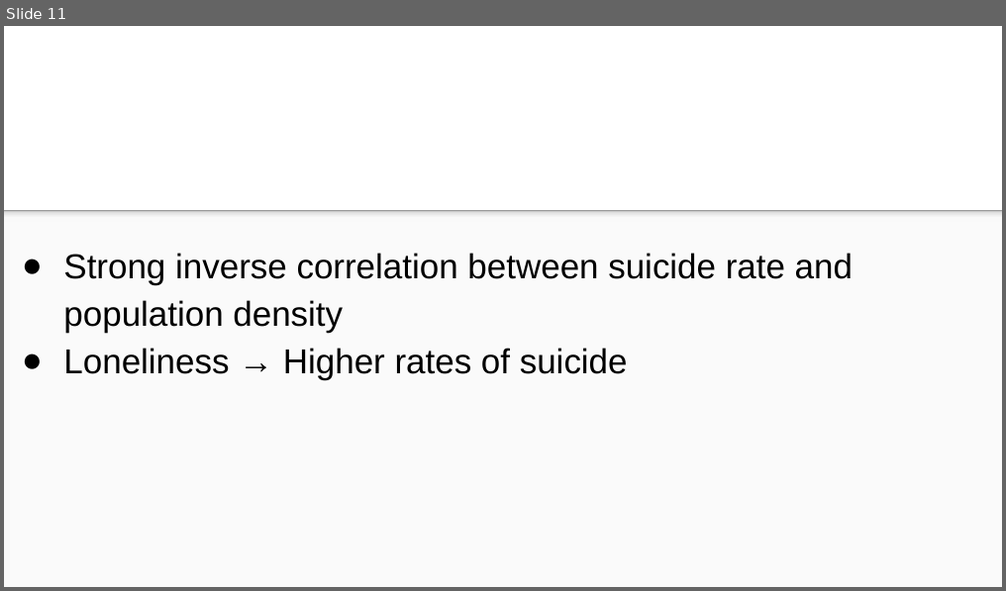
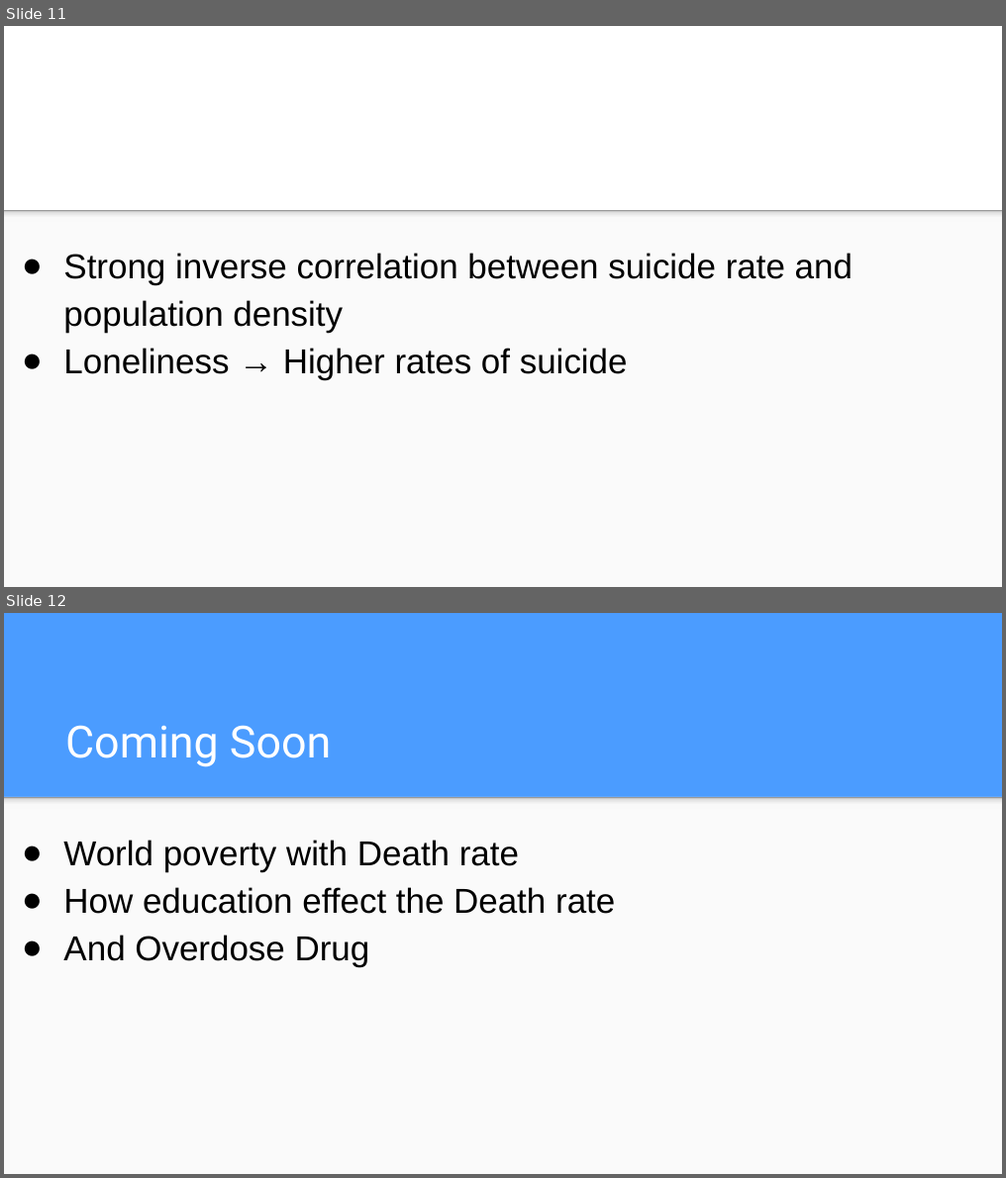
Before and after one commit to Gonzalez-Mauricio/Project2_DeathsInTheUsAnalysis, a slide deck: Mortality_project.pptx. Shown one above the other, each under a label of ours: slide 11 before the commit, slides 11 and 12 after it. The pictures are 1006x591 and 1006x1178 pixels, drawn with LibreOffice and Linux fonts; fonts in the diff are those of the drawing; background and template pictures are left out. Boxes give left, top, right and bottom in pixels: in the first picture for what was removed or moved away, otherwise in the second. Text is boxed around its words. In the diff, an @@ line names an element or a change of style, - is before the commit and + after.

```diff
--- a/Mortality_project.pptx
+++ b/Mortality_project.pptx
@@ slide 12 added at <box>4,613,1002,1174</box>, background #4B9CFF; not listed: 2 template elements that a slide beside it also shows @@
@@ title added at <box>65,725,331,767</box>, 32 pt, text #FFFFFF @@
+Coming Soon
@@ text added at <box>63,840,615,967</box>, 25 pt, text #000000 @@
+● World poverty with Death rate
+● How education effect the Death rate
+● And Overdose Drug
```
